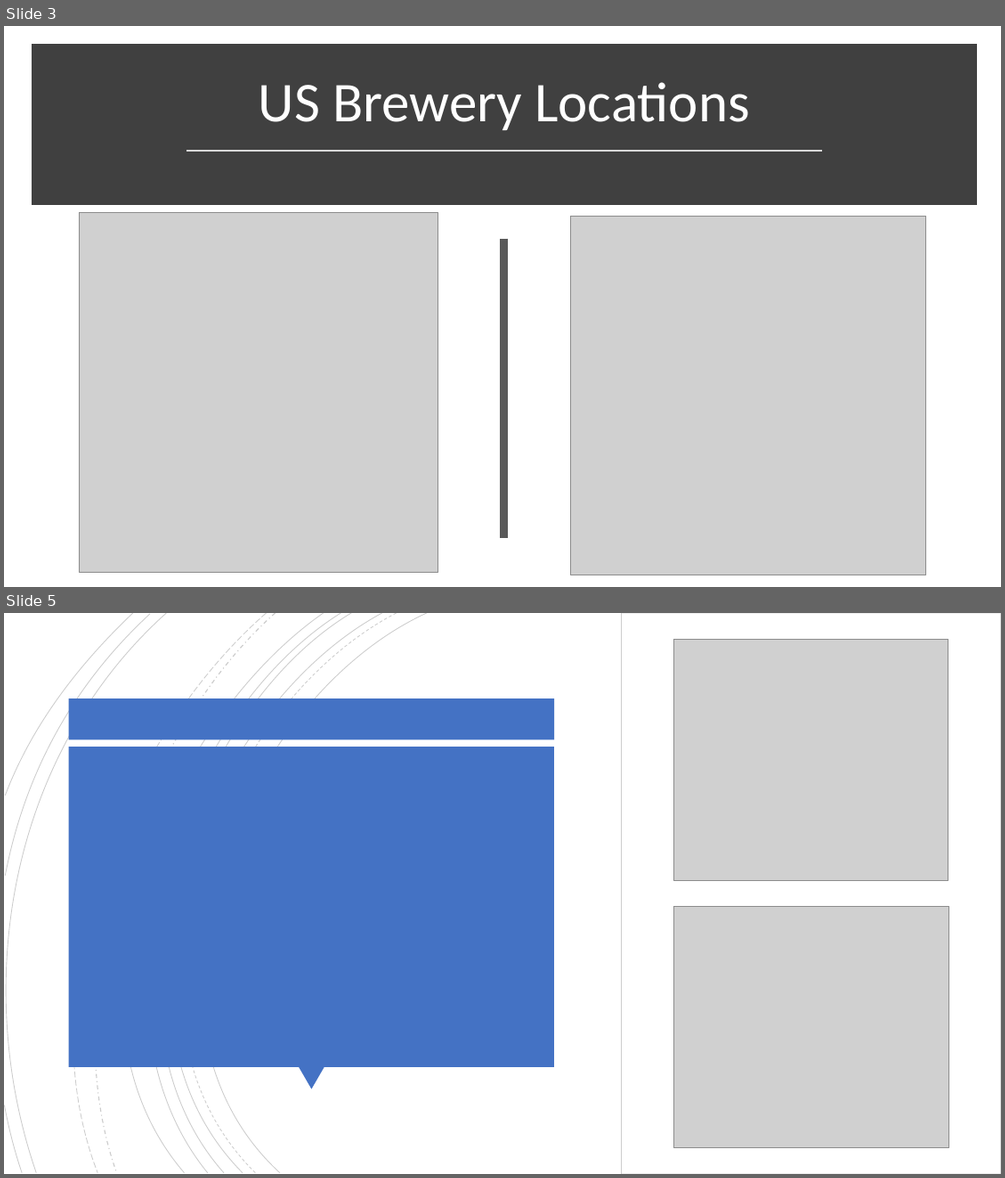
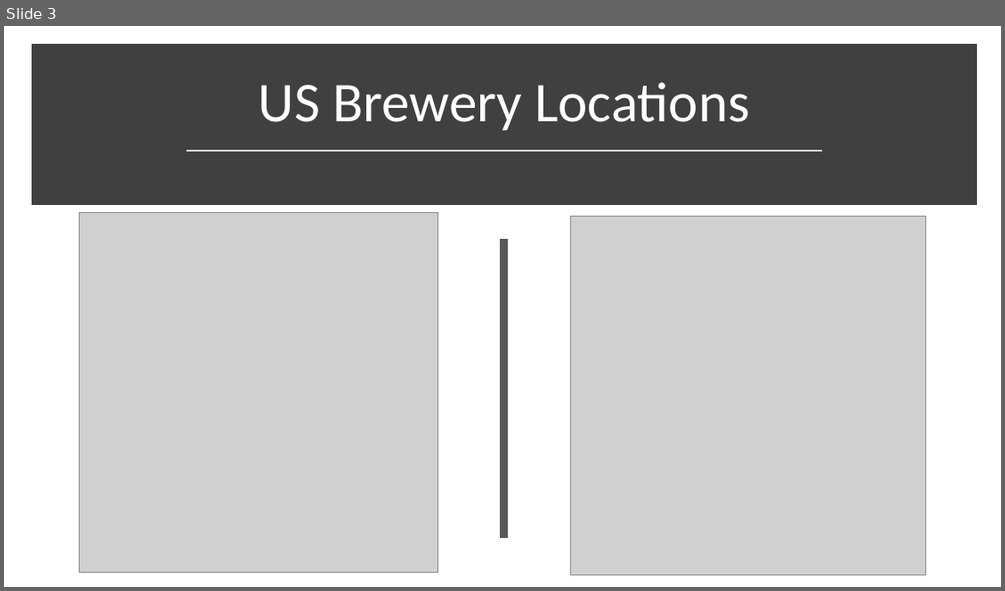
Before and after one commit to jncolema/MSDS_DDS_Spring_2019, a slide deck: Project/Code/Project 1 - Budweiser - JNC.pptx. Shown one above the other, each under a label of ours: slides 3 and 5 before the commit, slide 3 after it; the slides between them are not shown. The pictures are 1005x1178 and 1005x591 pixels, drawn with LibreOffice and Linux fonts; fonts in the diff are those of the drawing; grey boxes stand for pictures. Boxes give left, top, right and bottom in pixels: in the first picture for what was removed or moved away, otherwise in the second. Text is boxed around its words. In the diff, an @@ line names an element or a change of style, - is before the commit and + after.

```diff
--- a/Project/Code/Project 1 - Budweiser - JNC.pptx
+++ b/Project/Code/Project 1 - Budweiser - JNC.pptx
@@ slide 5 removed at <box>4,613,1001,1174</box>, background #FFFFFF @@
@@ group removed at <box>4,613,999,1174</box>: 18 freeform shapes @@
@@ rectangle removed at <box>622,613,1001,1174</box> @@
@@ picture removed at <box>674,639,948,881</box> @@
@@ rectangle removed at <box>69,699,554,740</box> @@
@@ rectangle removed at <box>69,747,554,1067</box> @@
@@ picture removed at <box>674,906,949,1148</box> @@
@@ triangle removed at <box>299,1067,324,1089</box> @@
```
Also in this commit, not shown: 1 slide changed, 2 slides added, 2 other files.
